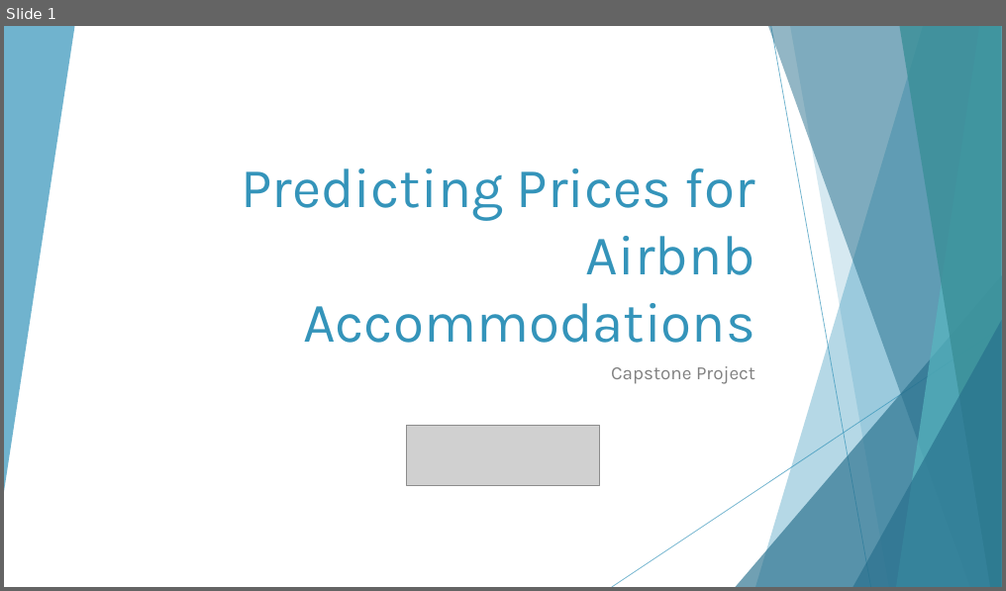
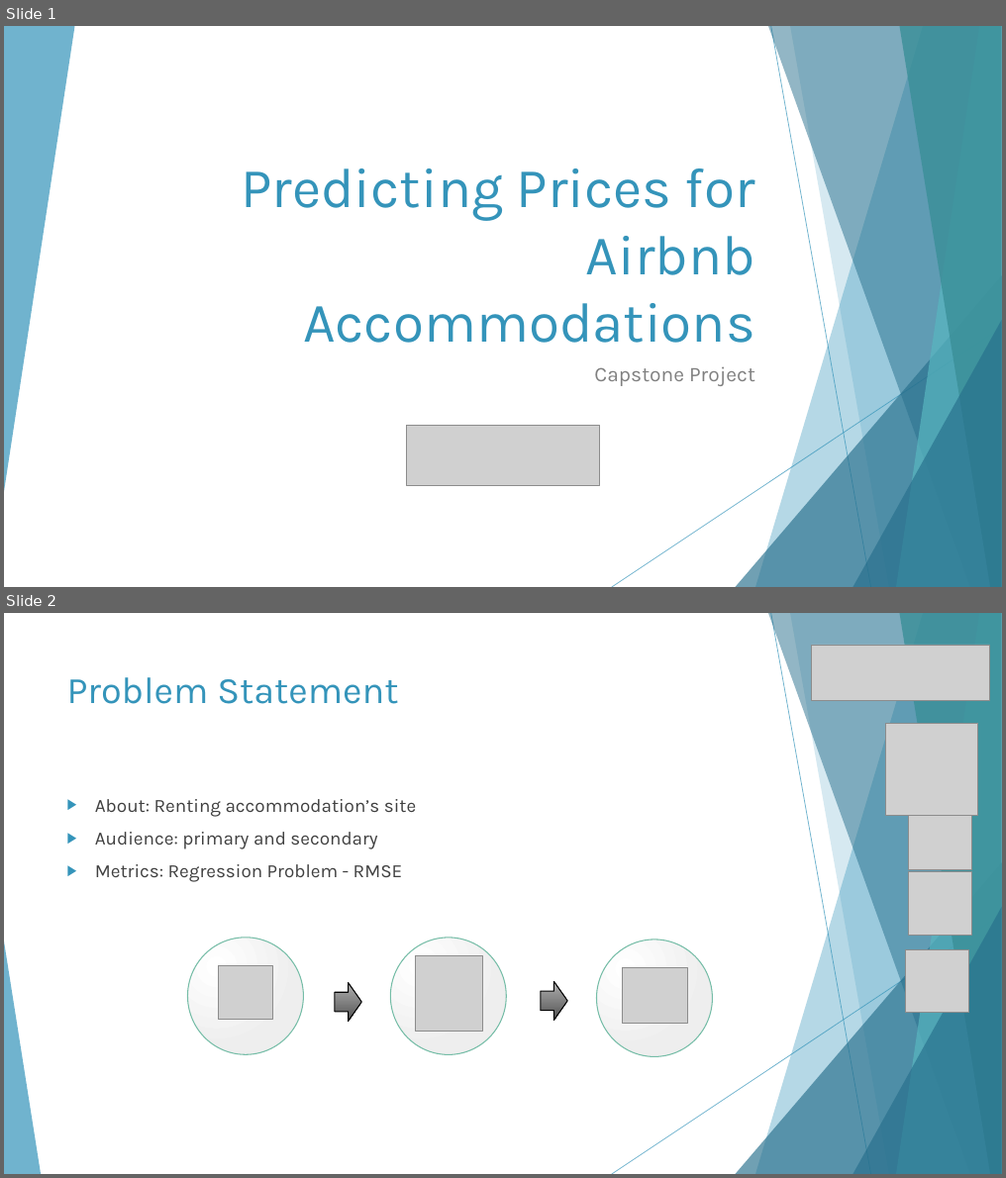
Before and after one commit to sresende/airbnb_data_analysis, a slide deck: Airbnb Presentation.pptx. Shown one above the other, each under a label of ours: slide 1 before the commit, slides 1 and 2 after it. The pictures are 1006x591 and 1006x1178 pixels, drawn with LibreOffice and Linux fonts; fonts in the diff are those of the drawing; grey boxes stand for pictures. Boxes give left, top, right and bottom in pixels: in the first picture for what was removed or moved away, otherwise in the second. Text is boxed around its words. In the diff, an @@ line names an element or a change of style, - is before the commit and + after.

```diff
--- a/Airbnb Presentation.pptx
+++ b/Airbnb Presentation.pptx
@@ slide 2 added at (x1=4, y1=613, x2=1002, y2=1174), background #FFFFFF; not listed: 9 template elements that a slide beside it also shows @@
@@ picture added at (x1=811, y1=645, x2=989, y2=700) @@
@@ title added at (x1=67, y1=677, x2=398, y2=704), 36 pt, text #3494BA @@
+Problem Statement
@@ picture added at (x1=886, y1=723, x2=978, y2=815) @@
@@ text added at (x1=95, y1=799, x2=416, y2=882), 18 pt, text #404040 @@
+▶ About: Renting accommodation’s site
+▶ Audience: primary and secondary
+▶ Metrics: Regression Problem - RMSE
@@ picture added at (x1=908, y1=807, x2=971, y2=869) @@
@@ picture added at (x1=908, y1=872, x2=971, y2=935) @@
@@ ellipse added at (x1=187, y1=938, x2=303, y2=1056), fill gradient #FFFFFF to #EEEEEE, outline #75BDA7 1 pt @@
@@ ellipse added at (x1=390, y1=938, x2=506, y2=1056), fill gradient #FFFFFF to #EEEEEE, outline #75BDA7 1 pt @@
@@ triangle added at (x1=4, y1=942, x2=41, y2=1174), fill #3494BA at 70% opacity @@
@@ picture added at (x1=219, y1=965, x2=272, y2=1020) @@
@@ picture added at (x1=416, y1=956, x2=482, y2=1031) @@
@@ ellipse added at (x1=597, y1=940, x2=713, y2=1057), fill gradient #FFFFFF to #EEEEEE, outline #75BDA7 1 pt @@
@@ picture added at (x1=623, y1=967, x2=687, y2=1024) @@
@@ picture added at (x1=906, y1=950, x2=969, y2=1013) @@
@@ right arrow added at (x1=335, y1=983, x2=361, y2=1022), fill gradient #B2B2B2 to #5E5E5E, outline #000000 1 pt @@
@@ right arrow added at (x1=541, y1=982, x2=567, y2=1021), fill gradient #B2B2B2 to #5E5E5E, outline #000000 1 pt @@
@@ slide 1 changed as well @@
@@ subtitle "Capstone Project" at (x1=594, y1=367, x2=755, y2=386): size 18 to 20 pt @@
```
Also in this commit, not shown: 2 other slides changed, 12 other slides added, 5 slides removed, 12 other files.
